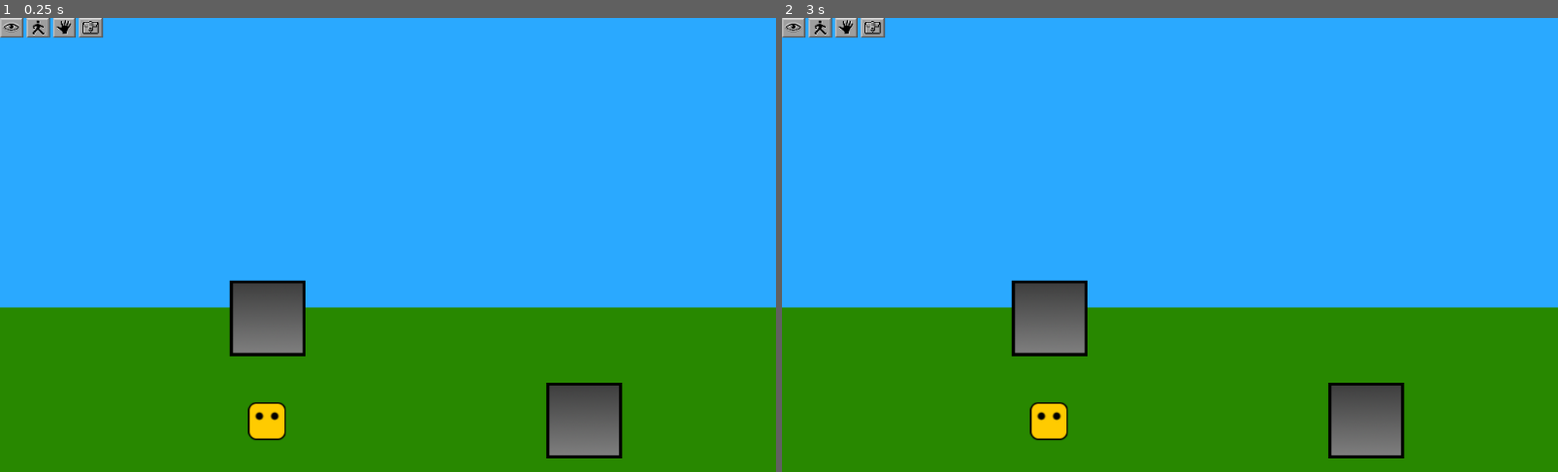
Above: before the commit, frames 1-2 (left to right).
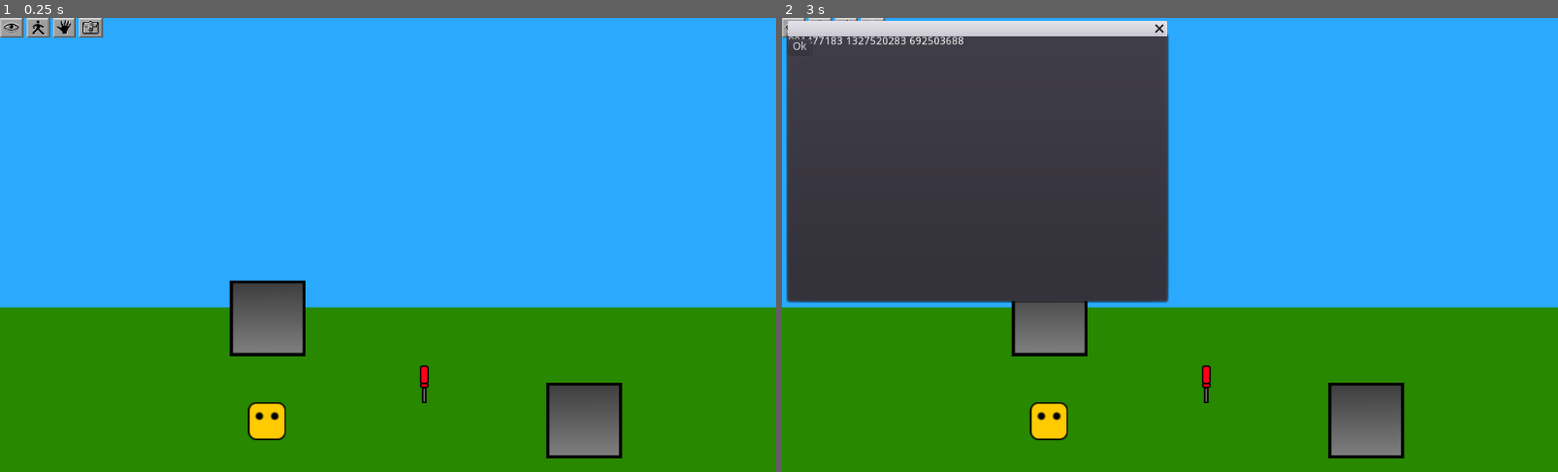
Above: after the commit, the same moments.

Repository: timdiggerm/Adventure
Game: Godot game, scene res://MainScene.tscn
Same seed, same stepped clock (60 frames per second), same inputs: the game is played once before the commit and once after it.
Inputs (mouse positions are in pixels of both pictures, inside the frame that each line leads up to):
- Up to frame 1 (0.25 s): no input
- Up to frame 2 (3 s): click (797, 27) at 0.5 s; click (820, 27) at 1.25 s; click (844, 27) at 2 s; click (875, 27) at 2.75 s

The runs differ from the first frame. In frame 1, less than 0.1% of the frame differs, in the area x 54-56%, y 76-85%; in frame 2, 30%, in the area x 0-56%, y 0-85%.

Commit message:
Added prototype of Inventory and then refactored how the playe moves to work with the new Thing action queue system

Diff:
--- a/AdvThing.gd
+++ b/AdvThing.gd
@@ -7,15 +7,59 @@
 var hh : float
 var stationary : bool
 var id : int
+var grabbable : bool
+var thing_name : String = "thing"
+var rough_radius : float = 0
+var queue : Array = []
+var current : Dictionary = {}
+
+var path : Array = []
+var goal : Vector2 = Vector2(0,0)
+var velocity : Vector2 = Vector2()
+export (int) var speed : float = 50
 
 func _ready():
-	stationary = true;
+	stationary = true
+	grabbable = false
 	add_to_group("Entities")
 	set_init_hh()
 	id = global.nextId()
+	for p in get_collision_shape():
+		rough_radius = max(rough_radius, p.length())
+	goal = self.global_position
 
 func _process(delta):
+	if current.has("type"):
+		match current.type:
+			"move":
+				if !current.in_progress:
+					new_path(current.path)
+					current.in_progress = true
+				else:
+					if abs(goal.distance_to(self.global_position)) < 1:
+						if path.size() > 0:
+							goal = path.pop_front()
+						else:
+							velocity = Vector2(0,0)
+							current = {}
+					else:
+						velocity = (goal - self.global_position).normalized() * speed
+						move_and_slide(velocity)
+			"grab":
+				print("Grab!")
+				current = {}
+				pass #grab the object
+	elif queue.size() > 0:
+		current = queue.pop_front()
+
 	update_z()
+
+func new_path(new_path) -> void:
+	goal = self.global_position
+	path.clear()
+	path.push_back(self.global_position)
+	for p in new_path:
+		path.push_back(p)
 
 func get_collision_shape() -> PoolVector2Array:
 	return (get_node("CollisionPoly") as CollisionPolygon2D).get_polygon()
@@ -31,7 +75,7 @@
 		global.CURSOR_STATES.HAND:
 			pass
 		global.CURSOR_STATES.LOOK:
-			emit_signal("message", "You see the object")
+			emit_signal("message", "You see the " + thing_name)
 		global.CURSOR_STATES.SMELL:
 			pass
 		global.CURSOR_STATES.TASTE:
--- a/Dialog.tscn
+++ b/Dialog.tscn
@@ -3,127 +3,41 @@
 [ext_resource path="res://Dialog.gd" type="Script" id=1]
 
 [node name="Dialog" type="PopupDialog"]
-
-anchor_left = 0.0
-anchor_top = 0.0
-anchor_right = 0.0
-anchor_bottom = 0.0
 margin_right = 300.0
 margin_bottom = 250.0
-rect_pivot_offset = Vector2( 0, 0 )
-rect_clip_content = false
-mouse_filter = 0
-mouse_default_cursor_shape = 0
-size_flags_horizontal = 1
-size_flags_vertical = 1
-popup_exclusive = false
 script = ExtResource( 1 )
-_sections_unfolded = [ "Grow Direction", "Margin", "Popup" ]
 
-[node name="MarginContainer" type="MarginContainer" parent="." index="0"]
-
-anchor_left = 0.0
-anchor_top = 0.0
+[node name="MarginContainer" type="MarginContainer" parent="."]
 anchor_right = 1.0
 anchor_bottom = 1.0
-rect_pivot_offset = Vector2( 0, 0 )
-rect_clip_content = false
-mouse_filter = 0
-mouse_default_cursor_shape = 0
-size_flags_horizontal = 1
-size_flags_vertical = 1
 custom_constants/margin_right = 25
 custom_constants/margin_top = 25
 custom_constants/margin_left = 25
 custom_constants/margin_bottom = 25
-_sections_unfolded = [ "Margin", "custom_constants" ]
 
-[node name="VBoxContainer" type="VBoxContainer" parent="MarginContainer" index="0"]
-
-anchor_left = 0.0
-anchor_top = 0.0
-anchor_right = 0.0
-anchor_bottom = 0.0
+[node name="VBoxContainer" type="VBoxContainer" parent="MarginContainer"]
 margin_left = 25.0
 margin_top = 25.0
 margin_right = 275.0
 margin_bottom = 225.0
-rect_pivot_offset = Vector2( 0, 0 )
-rect_clip_content = false
-mouse_filter = 1
-mouse_default_cursor_shape = 0
-size_flags_horizontal = 1
-size_flags_vertical = 1
 custom_constants/separation = 25
-alignment = 0
-_sections_unfolded = [ "custom_constants" ]
 
-[node name="TextBox" type="RichTextLabel" parent="MarginContainer/VBoxContainer" index="0"]
-
-anchor_left = 0.0
-anchor_top = 0.0
-anchor_right = 0.0
-anchor_bottom = 0.0
+[node name="TextBox" type="RichTextLabel" parent="MarginContainer/VBoxContainer"]
 margin_right = 250.0
 margin_bottom = 155.0
-rect_pivot_offset = Vector2( 0, 0 )
 rect_clip_content = false
-mouse_filter = 0
-mouse_default_cursor_shape = 0
-size_flags_horizontal = 1
 size_flags_vertical = 3
 bbcode_enabled = true
 bbcode_text = "lorem ipsum"
-visible_characters = -1
-percent_visible = 1.0
-meta_underlined = true
-tab_size = 4
 text = "lorem ipsum"
-scroll_active = true
-scroll_following = false
-selection_enabled = false
-override_selected_font_color = false
-_sections_unfolded = [ "Anchor", "BBCode", "Focus", "Grow Direction", "Hint", "Margin", "Material", "Mouse", "Rect", "Size Flags", "Theme", "Visibility", "custom_colors", "custom_constants", "custom_fonts", "custom_styles" ]
 
-[node name="HBoxContainer" type="HBoxContainer" parent="MarginContainer/VBoxContainer" index="1"]
-
-anchor_left = 0.0
-anchor_top = 0.0
-anchor_right = 0.0
-anchor_bottom = 0.0
+[node name="HBoxContainer" type="HBoxContainer" parent="MarginContainer/VBoxContainer"]
 margin_top = 180.0
 margin_right = 250.0
 margin_bottom = 200.0
-rect_pivot_offset = Vector2( 0, 0 )
-rect_clip_content = false
-mouse_filter = 1
-mouse_default_cursor_shape = 0
-size_flags_horizontal = 1
-size_flags_vertical = 1
-alignment = 0
 
-[node name="DismissBtn" type="Button" parent="MarginContainer/VBoxContainer/HBoxContainer" index="0"]
-
-anchor_left = 0.0
-anchor_top = 0.0
-anchor_right = 0.0
-anchor_bottom = 0.0
+[node name="DismissBtn" type="Button" parent="MarginContainer/VBoxContainer/HBoxContainer"]
 margin_right = 64.0
 margin_bottom = 20.0
-rect_pivot_offset = Vector2( 0, 0 )
-rect_clip_content = false
-focus_mode = 2
-mouse_filter = 0
-mouse_default_cursor_shape = 0
-size_flags_horizontal = 1
-size_flags_vertical = 1
-toggle_mode = false
-enabled_focus_mode = 2
-shortcut = null
-group = null
 text = "Dismiss"
-flat = false
-align = 1
-_sections_unfolded = [ "custom_constants" ]
-
 [connection signal="pressed" from="MarginContainer/VBoxContainer/HBoxContainer/DismissBtn" to="." method="_on_DismissBtn_pressed"]
--- /dev/null
+++ b/Inventory.gd
@@ -0,0 +1,26 @@
+extends WindowDialog
+
+var grid : GridContainer
+
+# Declare member variables here. Examples:
+# var a = 2
+# var b = "text"
+
+# Called when the node enters the scene tree for the first time.
+func _ready():
+	grid = find_node("InventoryGrid") as GridContainer
+	populateInventory()
+
+
+# Called every frame. 'delta' is the elapsed time since the previous frame.
+#func _process(delta):
+#	pass
+
+func populateInventory():
+	for id in global.inventory:
+		var label = Label.new()
+		label.set_text(str(id))
+		grid.add_child(label)
+
+func _on_Dismiss_pressed():
+	hide()
--- /dev/null
+++ b/Inventory.tscn
@@ -0,0 +1,36 @@
+[gd_scene load_steps=2 format=2]
+
+[ext_resource path="res://Inventory.gd" type="Script" id=1]
+
+[node name="WindowDialog" type="WindowDialog"]
+margin_right = 500.0
+margin_bottom = 350.0
+script = ExtResource( 1 )
+
+[node name="MarginContainer" type="MarginContainer" parent="."]
+anchor_right = 1.0
+anchor_bottom = 1.0
+
+[node name="VBoxContainer" type="VBoxContainer" parent="MarginContainer"]
+margin_right = 500.0
+margin_bottom = 350.0
+
+[node name="Panel" type="Panel" parent="MarginContainer/VBoxContainer"]
+margin_right = 40.0
+margin_bottom = 40.0
+
+[node name="InventoryGrid" type="GridContainer" parent="MarginContainer/VBoxContainer/Panel"]
+margin_right = 480.0
+margin_bottom = 300.0
+rect_min_size = Vector2( 480, 300 )
+columns = 3
+
+[node name="HBoxContainer" type="HBoxContainer" parent="MarginContainer/VBoxContainer"]
+margin_right = 40.0
+margin_bottom = 40.0
+
+[node name="Dismiss" type="Button" parent="MarginContainer/VBoxContainer/HBoxContainer"]
+margin_right = 12.0
+margin_bottom = 20.0
+text = "Ok"
+[connection signal="pressed" from="MarginContainer/VBoxContainer/HBoxContainer/Dismiss" to="." method="_on_Dismiss_pressed"]
--- /dev/null
+++ b/Item.gd
@@ -0,0 +1,25 @@
+extends AdvThing
+
+class_name Item
+
+signal desired_grab(obj)
+
+# Declare member variables here. Examples:
+# var a = 2
+# var b = "text"
+
+# Called when the node enters the scene tree for the first time.
+func _ready():
+	grabbable = true
+	thing_name = "item"
+
+# Called every frame. 'delta' is the elapsed time since the previous frame.
+#func _process(delta):
+#	pass
+func _on_ClickBox_clicked() -> void:
+	#print("HELLO")
+	match global.cursor_state:
+		global.CURSOR_STATES.HAND:
+			emit_signal("desired_grab", self)
+		_: #for everything else, defer to parent function
+			._on_ClickBox_clicked()
--- /dev/null
+++ b/Item.tscn
@@ -0,0 +1,17 @@
+[gd_scene load_steps=4 format=2]
+
+[ext_resource path="res://AdvThing.tscn" type="PackedScene" id=1]
+[ext_resource path="res://Item.gd" type="Script" id=2]
+[ext_resource path="res://images/tool.png" type="Texture" id=3]
+
+[node name="Item" instance=ExtResource( 1 )]
+script = ExtResource( 2 )
+
+[node name="CollisionPoly" parent="." index="0"]
+polygon = PoolVector2Array( -3.16739, 25.0414, 3.00286, 25.0414, 3.00286, 5.31865, 5.64725, 3.55572, 5.75744, -24.2104, -5.81178, -24.2104, -5.81178, 3.55572, -3.16739, 5.31865 )
+
+[node name="ClickPoly" parent="ClickBox" index="0"]
+polygon = PoolVector2Array( -10, -30, 10, -30, 10, 30, -10, 30 )
+
+[node name="Sprite" parent="." index="2"]
+texture = ExtResource( 3 )
--- a/MainScene.gd
+++ b/MainScene.gd
@@ -4,18 +4,22 @@
 var nav_system : NavigationSystem
 var action_bar : HBoxContainer
 var dialog_box : PopupDialog
+var inventory_box : WindowDialog
 
 func _ready():
 	player = get_node("Player") as KinematicBody2D
 	nav_system = get_node("NavigationSystem") as NavigationSystem
 	dialog_box = get_node("Dialog") as PopupDialog
+	inventory_box = get_node("InventoryBox") as WindowDialog
 
 	for o in get_tree().get_nodes_in_group("Entities"):
-		#connect all entities' signals to appropriate callbacks
+		# connect all entities' signals to appropriate callbacks
 		o.connect("message", self, "_handle_message")
-		#then add them to the nav system if it's a stationary object
+		# then add them to the nav system if it's a stationary object
 		if(o.stationary):
 			nav_system.add_collision_box(o)
+		if(o.grabbable):
+			o.connect("desired_grab", self, "_handle_grab")
 
 	nav_system.reload_nav()
 
@@ -24,7 +28,13 @@
 	if event is InputEventMouseButton and not event.pressed:
 		#print("MainScene Handler")
 		if global.cursor_state == global.CURSOR_STATES.WALK:
-			player.new_path(nav_system.get_nav_path(player.global_position,event.position))
+			player.queue.clear()
+			player.current = {}
+			player.queue.push_back({
+				"type":"move",
+				"in_progress": false,
+				"path": nav_system.get_nav_path(player.get_global_position(), event.position),
+			})
 
 #func _process(delta):
 #	# Called every frame. Delta is time since last frame.
@@ -43,6 +53,17 @@
 func _handle_message(msg) -> void:
 	dialog_box.displayMessage(msg)
 
+func _handle_grab(obj) -> void:
+	var v = player.get_global_position() - obj.get_global_position()
+	var goal = obj.get_global_position() + v / v.length() * (obj.rough_radius + player.rough_radius)
+	player.queue.push_back({
+		"type":"move",
+		"in_progress": false,
+		"path": nav_system.get_nav_path(player.get_global_position(), goal),
+	})
+	player.queue.push_back({
+		"type":"grab"
+	})
+
 func _on_ActionBar_viewInventory():
-	#show inventory screen
-	pass # Replace with function body.
+	inventory_box.popup()
--- a/MainScene.tscn
+++ b/MainScene.tscn
@@ -7,7 +7,9 @@
 [ext_resource path="res://Background.gd" type="Script" id=5]
 [ext_resource path="res://Player.tscn" type="PackedScene" id=6]
 [ext_resource path="res://Dialog.tscn" type="PackedScene" id=7]
-[ext_resource path="res://AdvThing.tscn" type="PackedScene" id=8]
+[ext_resource path="res://Inventory.tscn" type="PackedScene" id=8]
+[ext_resource path="res://AdvThing.tscn" type="PackedScene" id=9]
+[ext_resource path="res://Item.tscn" type="PackedScene" id=10]
 
 [node name="MainScene" type="Node"]
 script = ExtResource( 1 )
@@ -28,9 +30,14 @@
 
 [node name="Dialog" parent="." instance=ExtResource( 7 )]
 
-[node name="AdvThing" parent="." instance=ExtResource( 8 )]
+[node name="InventoryBox" parent="." instance=ExtResource( 8 )]
+
+[node name="AdvThing" parent="." instance=ExtResource( 9 )]
 position = Vector2( 353.404, 396.559 )
 
-[node name="AdvThing2" parent="." instance=ExtResource( 8 )]
+[node name="AdvThing2" parent="." instance=ExtResource( 9 )]
 position = Vector2( 770.958, 531.856 )
+
+[node name="Item" parent="." instance=ExtResource( 10 )]
+position = Vector2( 559.848, 484.036 )
 [connection signal="viewInventory" from="ActionBar" to="." method="_on_ActionBar_viewInventory"]
--- a/NavigationSystem.gd
+++ b/NavigationSystem.gd
@@ -36,8 +36,6 @@
 			else:
 				newPoint = Vector2(point.x - global.playerWidthHalf, point.y)
 			points.append(box.global_position + newPoint * box.scale)
-			#print(point)
-			#points.append(point)
 
 	(characterNav.get_child(0) as NavigationPolygonInstance).navpoly.add_outline(points)
 	(characterNav.get_child(0) as NavigationPolygonInstance).navpoly.make_polygons_from_outlines()
--- a/Player.gd
+++ b/Player.gd
@@ -2,47 +2,18 @@
 
 class_name Player
 
-export (int) var speed = 50
-
-var path : Array = []
-var goal : Vector2 = Vector2(0,0)
-var velocity : Vector2 = Vector2()
 
 func _ready():
-	goal = self.global_position
 	stationary = false
 	id = -1
+	thing_name = "Player"
 	set_init_hh()
-
-func _process(delta):
-	if abs(goal.distance_to(self.global_position)) < 1:
-		if path.size() > 0:
-			goal = path.pop_front()
-		else:
-			velocity = Vector2(0,0)
-	else:
-		velocity = (goal - self.global_position).normalized() * speed
-		move_and_slide(velocity)
-	._process(delta)
-
-func new_path(new_path) -> void:
-	goal = self.global_position
-	path.clear()
-	path.push_back(self.global_position)
-	for p in new_path:
-		path.push_back(p)
 
 func _on_ClickBox_clicked() -> void:
 	match global.cursor_state:
-		global.CURSOR_STATES.WALK:
-			pass
 		global.CURSOR_STATES.HAND:
 			emit_signal("message", "How do you feel?")
 		global.CURSOR_STATES.LOOK:
 			emit_signal("message", "Hard to do without a mirror")
-		global.CURSOR_STATES.SMELL:
-			pass
-		global.CURSOR_STATES.TASTE:
-			pass
-		global.CURSOR_STATES.LISTEN:
-			pass
+		_:
+			._on_ClickBox_clicked()
--- a/Player.tscn
+++ b/Player.tscn
@@ -7,7 +7,7 @@
 [node name="Player" type="KinematicBody2D"]
 script = ExtResource( 1 )
 
-[node name="CollisionPolygon2D" type="CollisionPolygon2D" parent="."]
+[node name="CollisionPoly" type="CollisionPolygon2D" parent="."]
 polygon = PoolVector2Array( -19.6363, 24.8473, -25.0843, 18.3105, -25.0843, -18.9271, -17.9165, -25.2208, 18.7967, -25.2208, 25.2652, -18.9271, 25.2652, 18.1357, 19.1463, 24.7791 )
 
 [node name="ClickBox" type="Area2D" parent="."]
--- a/global.gd
+++ b/global.gd
@@ -5,7 +5,7 @@
 var scaleFactor = 0
 var idGenerator : RandomNumberGenerator
 var playerWidthHalf = 30
-
+var inventory = []
 # class member variables go here, for example:
 # var a = 2
 # var b = "textvar"
@@ -13,8 +13,11 @@
 func _ready():
 	cursor_state = global.CURSOR_STATES.WALK
 	idGenerator = RandomNumberGenerator.new()
-	#idGenerator.set_seed(0)
-	idGenerator.randomize()
+	idGenerator.set_seed(0)
+	#idGenerator.randomize()
+	inventory.append(nextId())
+	inventory.append(nextId())
+	inventory.append(nextId())
 
 func nextId() -> int:
 	return idGenerator.randi()
--- a/project.godot
+++ b/project.godot
@@ -14,6 +14,11 @@
 "language": "GDScript",
 "path": "res://AdvThing.gd"
 }, {
+"base": "AdvThing",
+"class": "Item",
+"language": "GDScript",
+"path": "res://Item.gd"
+}, {
 "base": "Node2D",
 "class": "NavigationSystem",
 "language": "GDScript",
@@ -26,6 +31,7 @@
 } ]
 _global_script_class_icons={
 "AdvThing": "",
+"Item": "",
 "NavigationSystem": "",
 "Player": ""
 }
Not shown: 1 places in MainScene.tscn that only renumber resources
Binary file added: images/tool.png
Not shown, changed: images/tool.png.import
Binary file removed: images/tree.png
